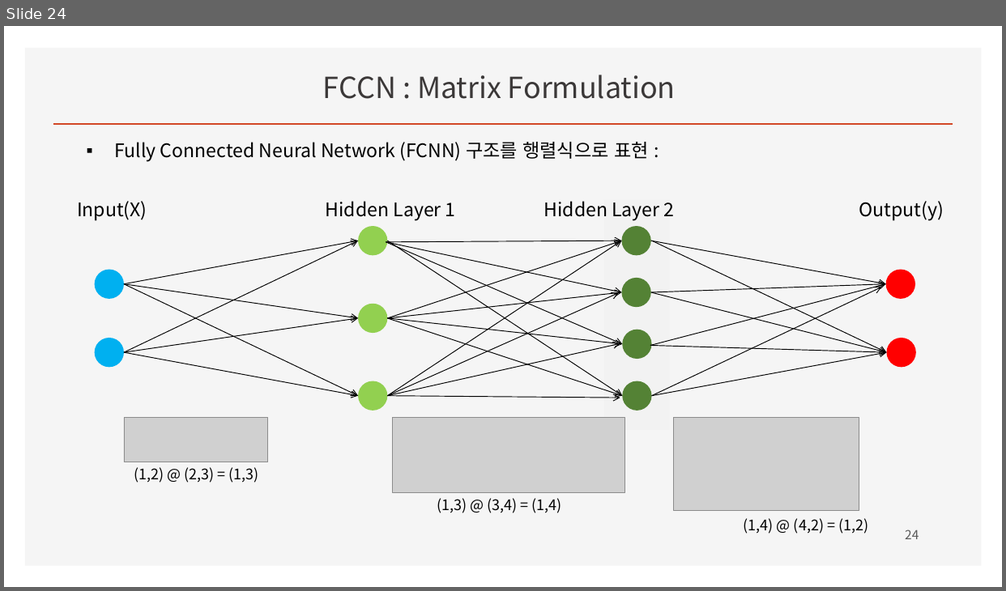
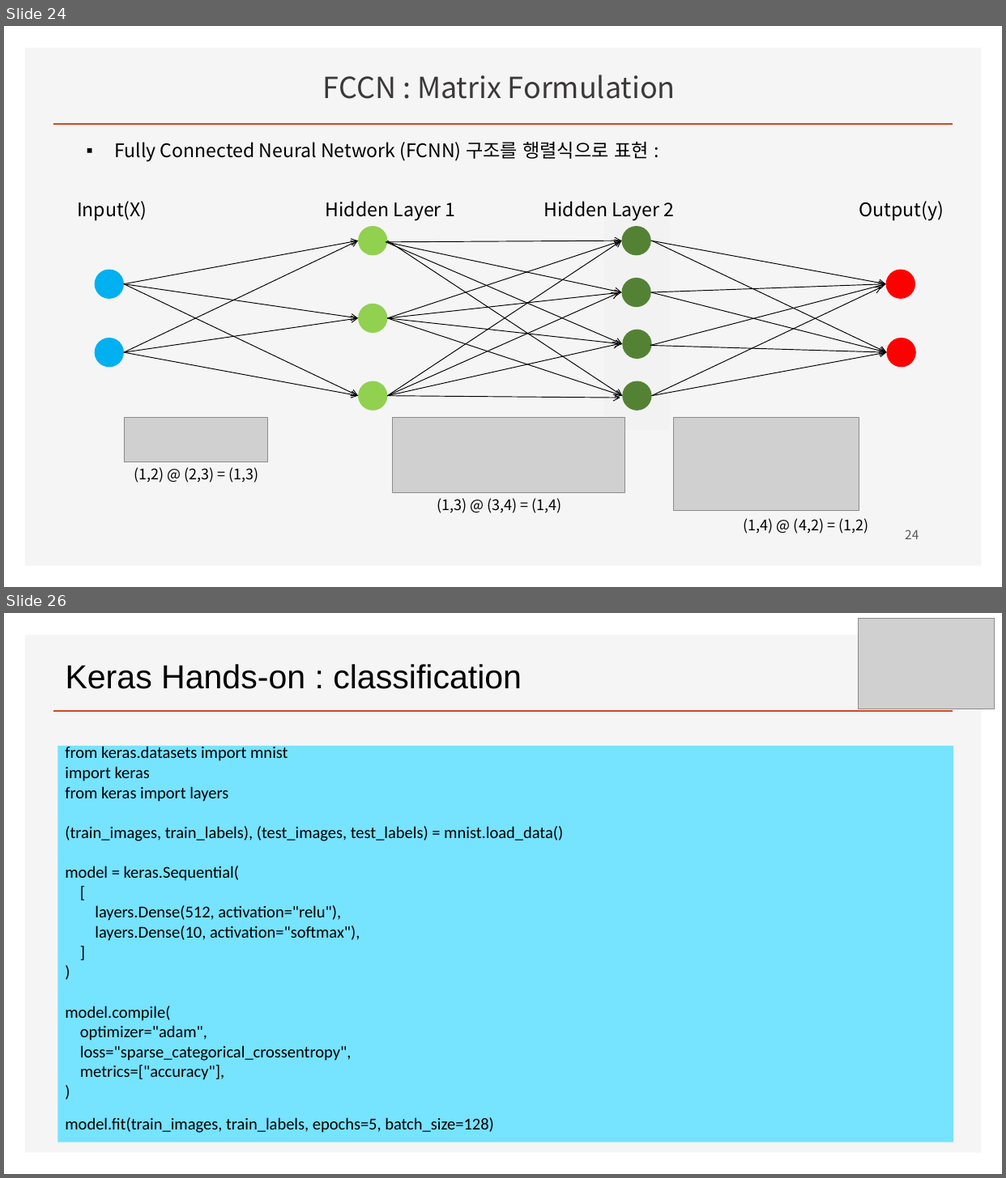
Before and after one commit to ancestor9/2026_Fall_Deep-Learning-with-Python, a slide deck: Chapter 01 What is deep learning.pptx. Shown one above the other, each under a label of ours: slide 24 before the commit, slides 24 and 26 after it; the slides between them are not shown. The pictures are 1006x591 and 1006x1178 pixels, drawn with LibreOffice and Linux fonts; fonts in the diff are those of the drawing; grey boxes stand for pictures; background and template pictures are left out. Boxes give left, top, right and bottom in pixels: in the first picture for what was removed or moved away, otherwise in the second. Text is boxed around its words. In the diff, an @@ line names an element or a change of style, - is before the commit and + after.

```diff
--- a/Chapter 01 What is deep learning.pptx
+++ b/Chapter 01 What is deep learning.pptx
@@ slide 26 added at [4, 613, 1002, 1174], background #FFFFFF; not listed: 2 template elements that a slide beside it also shows @@
@@ picture added at [859, 619, 995, 709] @@
@@ text added at [66, 664, 522, 689], 32 pt, text #000000 @@
+Keras Hands-on : classification
@@ rectangle added at [58, 746, 954, 1142], fill #76E3FF, 16 pt, text #000000 @@
+from keras.datasets import mnist
+import keras
+from keras import layers
+(train_images, train_labels), (test_images, test_labels) = mnist.load_data()
+model = keras.Sequential(
+[
+layers.Dense(512, activation="relu"),
+layers.Dense(10, activation="softmax"),
+]
+)
+model.compile(
+optimizer="adam",
+loss="sparse_categorical_crossentropy",
+metrics=["accuracy"],
+)
+model.fit(train_images, train_labels, epochs=5, batch_size=128)
```
Also in this commit, not shown: 1 other slide added, 1 slide removed, 1 other file.
